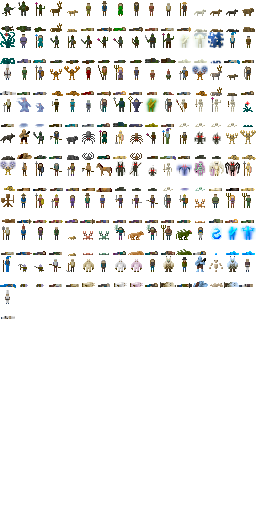
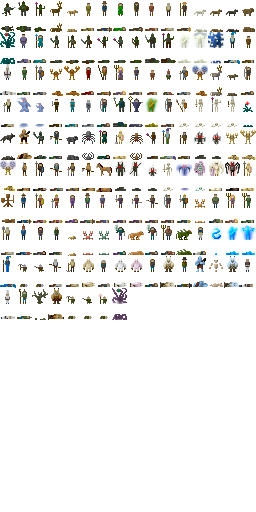
Layered file, before and after one edit (256 × 512). Changes by layer:
painted on "Background" over [left=17, top=288, right=127, bottom=320]
